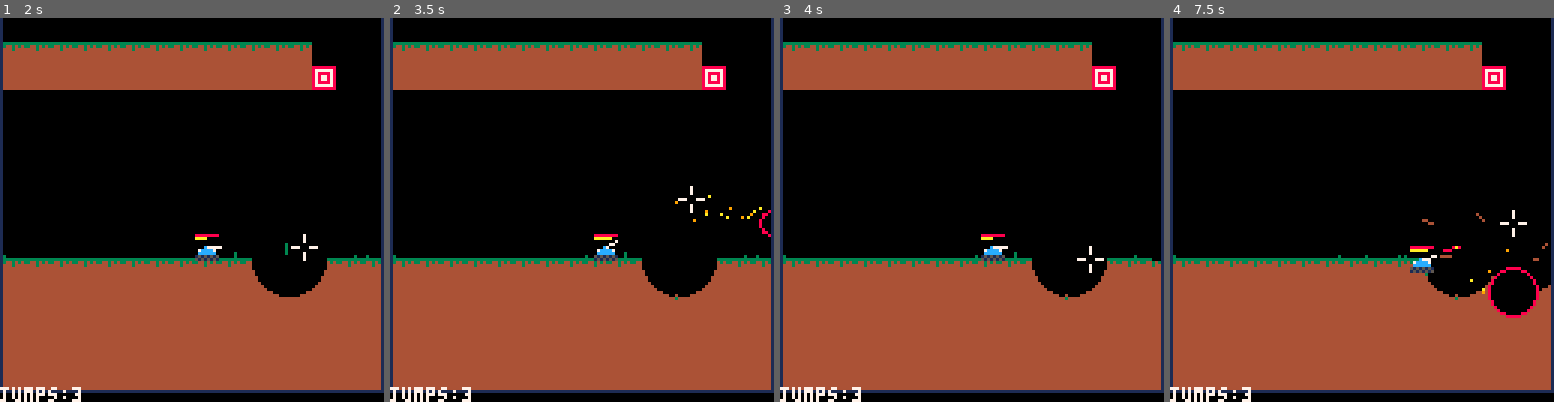
Above: before the commit, frames 1-4 (left to right).
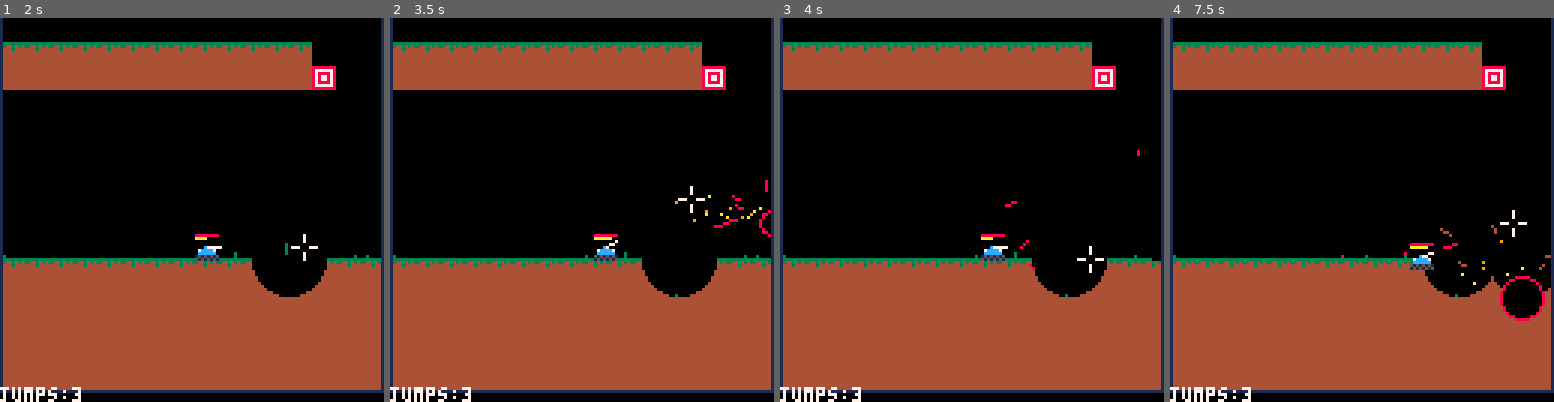
Above: after the commit, the same moments.

Repository: MarrMann/tanks.p8
Game: PICO-8 cartridge tanks.p8
The game is run twice, just before and just after one commit, with the same random seed, the same clock (stepped at 60 frames per second) and the same inputs.
Inputs:
- Up to frame 1 (2 s): tap X (X key) at 0.33, 1.07, 1.85 s; tap O (Z key) at 0.7, 1.7 s; hold Right from 1.6 s (still down)
- Up to frame 2 (3.5 s): release Right at 2.1 s; tap O (Z key) every 0.4 s from 2.1 to 3.3 s; hold Up 2.15-2.42 s; hold Right 2.47-3.03 s; tap X (X key) at 2.97 s; hold Left from 3.08 s (still down)
- Up to frame 3 (4 s): release Left at 3.58 s; hold Down 3.63-3.97 s; tap O (Z key) at 3.7 s
- Up to frame 4 (7.5 s): hold Right 4.02-4.68 s; tap X (X key) every 1.12 s from 4.08 to 7.43 s; tap O (Z key) every 0.4 s from 4.1 to 7.3 s; hold Up 4.73-5.03 s; hold Left 5.08-5.68 s; hold Down 5.73-6.03 s; hold Right 6.08-6.58 s; hold Right 6.63-7.13 s; hold Up 7.18-7.45 s

Frame 1 is identical in both runs. In frame 2, 0.1% of the frame differs, in the area x 74-99%, y 42-74%; in frame 3, less than 0.1%; in frame 4, 1.5%, in the area x 43-100%, y 50-79%.

Commit message:
mostly fixed particles "digging" into dirt when landing

Diff:
--- a/tanks.p8
+++ b/tanks.p8
@@ -732,7 +732,7 @@
 			if not keep_alive then
 				del(shots, s)
 				-- map/dirt particles
-				if inf.hitcol!=0 then
+				if inf.hitcol !=0 then
 					n_x,n_y=get_q_normal(ex_x, ex_y)
 					local p_x=ex_x+n_x
 					local p_y=ex_y+n_y
@@ -749,7 +749,7 @@
 							xprev=flr(inf.prevx),
 							yprev=flr(inf.prevy),
 							life=120,
-							col=hit_col
+							col=inf.hitcol
 						})
 					end
 				end
@@ -958,16 +958,16 @@
 -->8
 -- particles
 
-//particle = {
-//	x,
-//	y,
-//	xvel,
-//	yvel,
-// xprev,
-// yprev,
-//	life,
-//	col
-//}
+--particle = {
+--	x,
+--	y,
+--	xvel,
+--	yvel,
+-- xprev,
+-- yprev,
+--	life,
+--	col
+--
 
 parts = {}
 map_parts = {}
@@ -985,13 +985,15 @@
 
 		local inf = checkcol(mp)
 		if inf.didhit then
-			hit_x=flr(inf.x)
-			hit_y=flr(inf.y)
-			n_x,n_y=get_q_normal(hit_x,hit_y)
-			mp_x=hit_x+n_x
-			mp_y=hit_y+n_y
+			local hit_x=flr(inf.x)
+			local hit_y=flr(inf.y)
+			local n_x,n_y=get_q_normal(hit_x,hit_y)
+			local mp_x=hit_x+n_x
+			local mp_y=hit_y+n_y
 			mapset(mp_x, mp_y, mp.col)
-			add(fallings, {x=mp_x, y=mp_y})
+			if mapget(mp_x, mp_y + 1) == 0 then
+				add(fallings, {x=mp_x, y=mp_y})
+			end
 		end
 
 		mp.x += mp.xvel
@@ -1119,7 +1121,7 @@
 		-- 1. wall bounds
 		if has_bounds and (x > 127 or x < 0) then
 			hit = true
-			pixel = 100
+			pixel = 8
 		-- 2. floor bounds
 		elseif has_bounds and iy > 123 then
 			hit = true
@@ -1167,7 +1169,7 @@
 	local ix = flr(x1)
 	local iy = flr(y1)
 	local pixel = 0
-	if has_bounds and (x1 > 127 or x1 < 0) then pixel = 100
+	if has_bounds and (x1 > 127 or x1 < 0) then pixel = 8
 	elseif has_bounds and iy > 123 then pixel = 15
 	elseif ix >= 0 and ix < 128 and iy >= 0 and iy < 128 then
 		local val = @(0x8000 + ((ix + (iy<<7)) >> 1))
@@ -1207,7 +1209,7 @@
 
 		if has_bounds and (x > 127 or x < 0) then
 			hit = true
-			pixel = 100
+			pixel = 8
 		elseif has_bounds and iy > 123 then
 			hit = true
 			pixel = 15
@@ -1248,7 +1250,7 @@
 	local pixel = 0
 	local hit = false
 
-	if has_bounds and (x > 127 or x < 0) then pixel = 100
+	if has_bounds and (x > 127 or x < 0) then pixel = 8
 	elseif has_bounds and iy > 123 then pixel = 15
 	elseif ix >= 0 and ix < 128 and iy >= 0 and iy < 128 then
 		local val = @(0x8000 + ((ix + (iy<<7)) >> 1))
